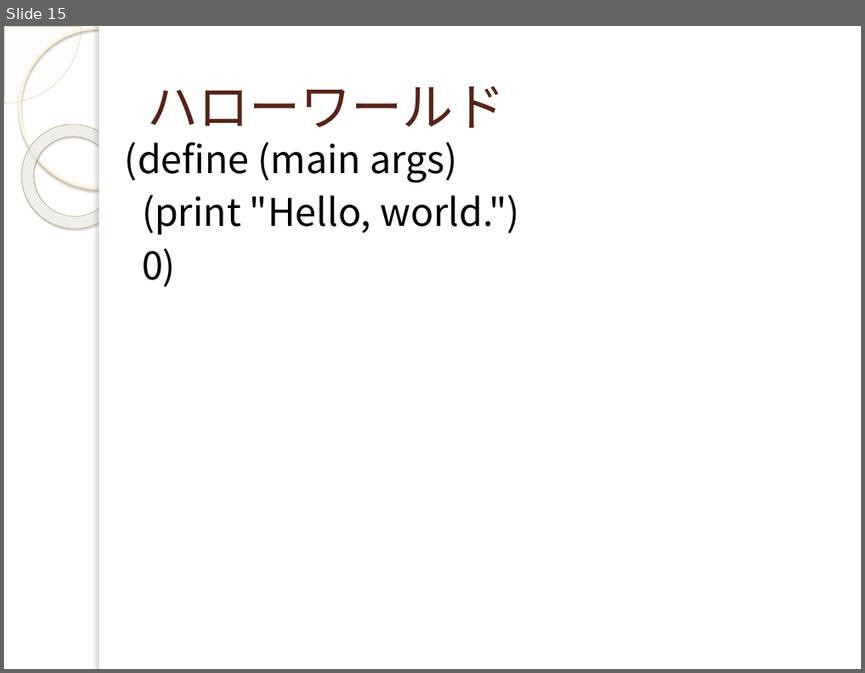
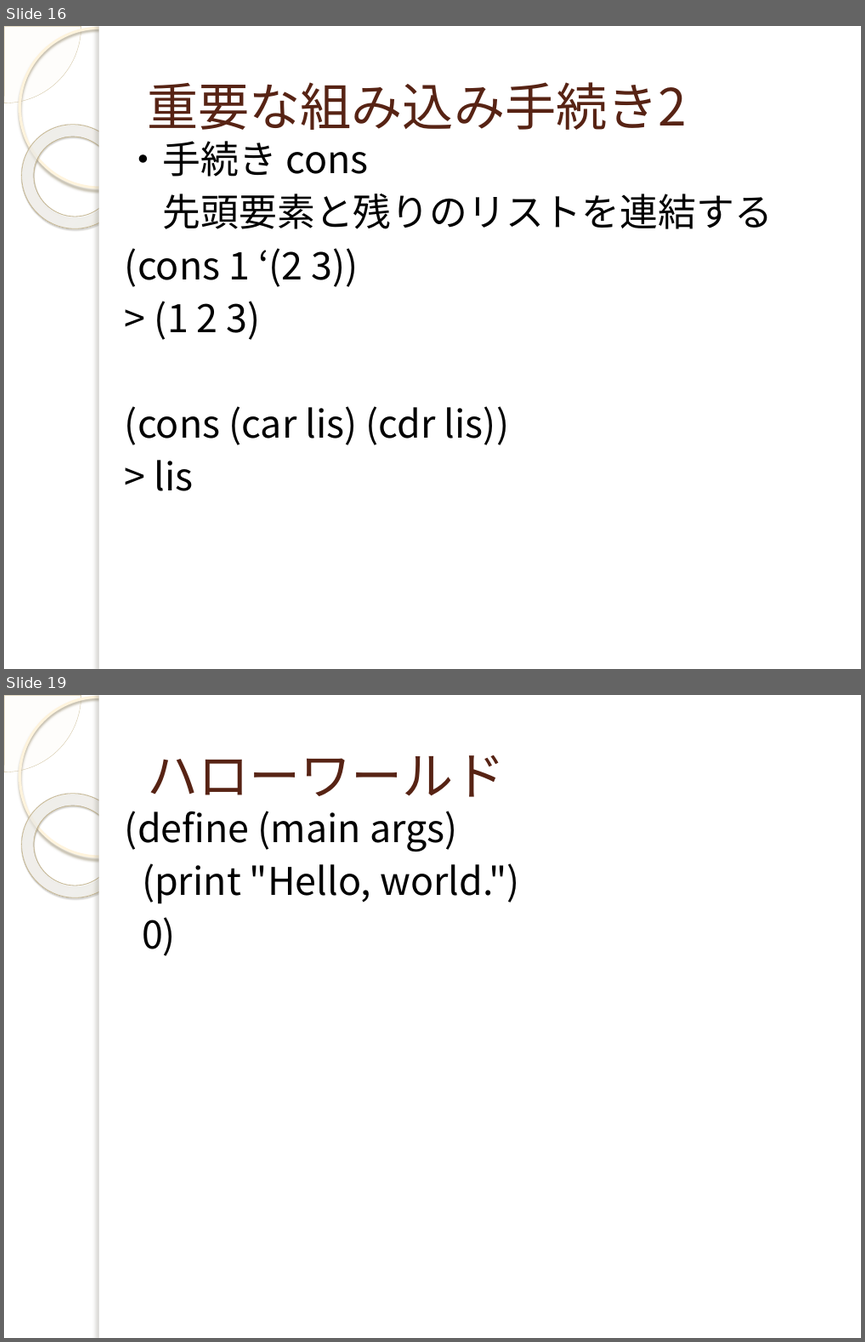
Before and after one commit to yuridonus/FEstudy, a slide deck: scheme.pptx. Shown one above the other, each under a label of ours: slide 15 before the commit, slides 16 and 19 after it; the slides between them are not shown. The pictures are 865x673 and 865x1342 pixels, drawn with LibreOffice and Linux fonts; fonts in the diff are those of the drawing; background and template pictures are left out. Boxes give left, top, right and bottom in pixels: in the first picture for what was removed or moved away, otherwise in the second. Text is boxed around its words. In the diff, an @@ line names an element or a change of style, - is before the commit and + after.

```diff
--- a/scheme.pptx
+++ b/scheme.pptx
@@ slide 16 added at [4,26,861,669], background picture (left out); not listed: 5 template elements that a slide beside it also shows @@
@@ title added at [147,82,687,130], 43 pt, text #572314 @@
+重要な組み込み手続き2
@@ text added at [125,141,772,491], 32 pt, text #000000 @@
+・手続き cons
+先頭要素と残りのリストを連結する
+(cons 1 ‘(2 3))
+> (1 2 3)
+(cons (car lis) (cdr lis))
+> lis
@@ what was slide 15 is now slide 19 @@
```
Also in this commit, not shown: 5 slides changed, 3 other slides added.
